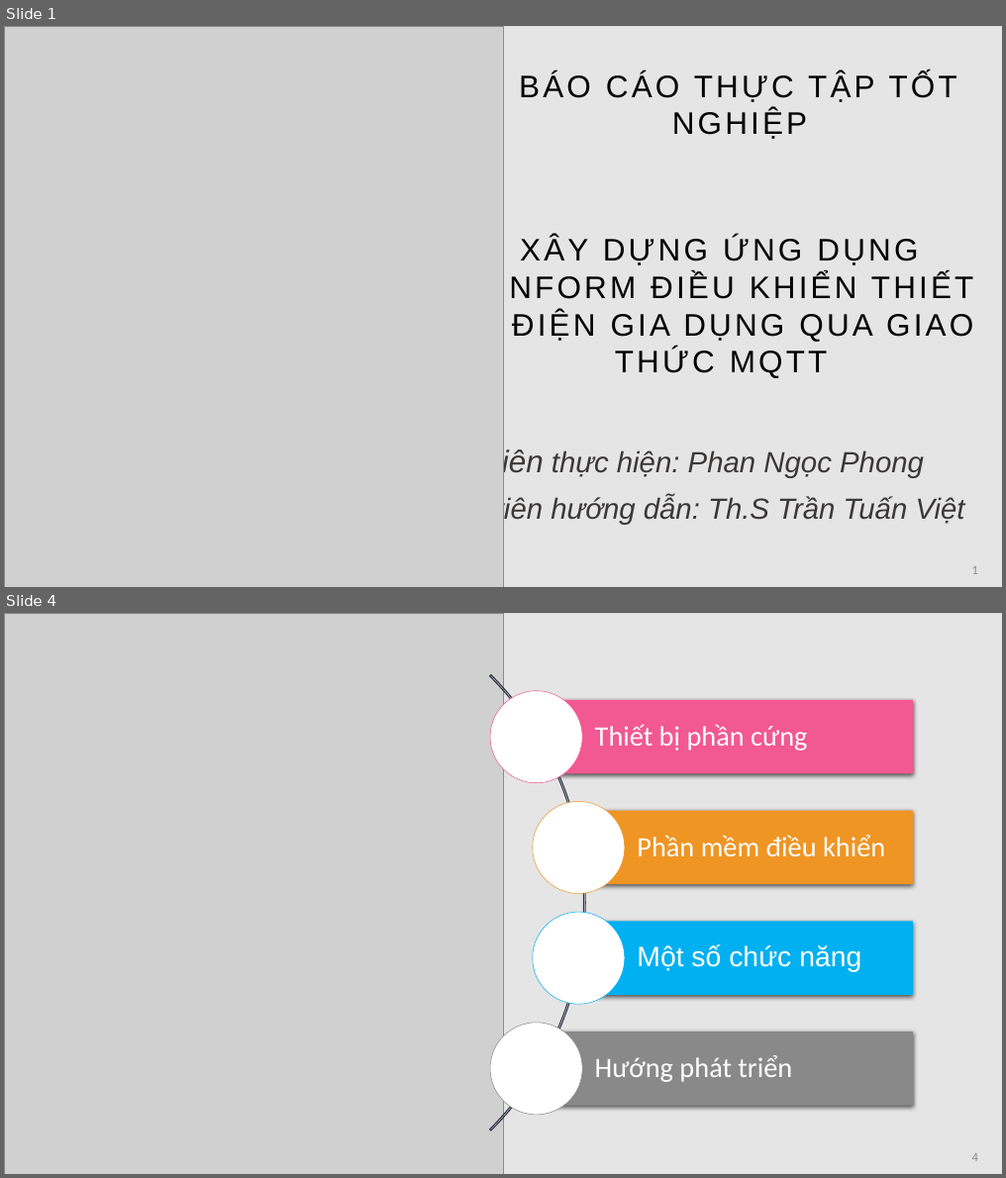
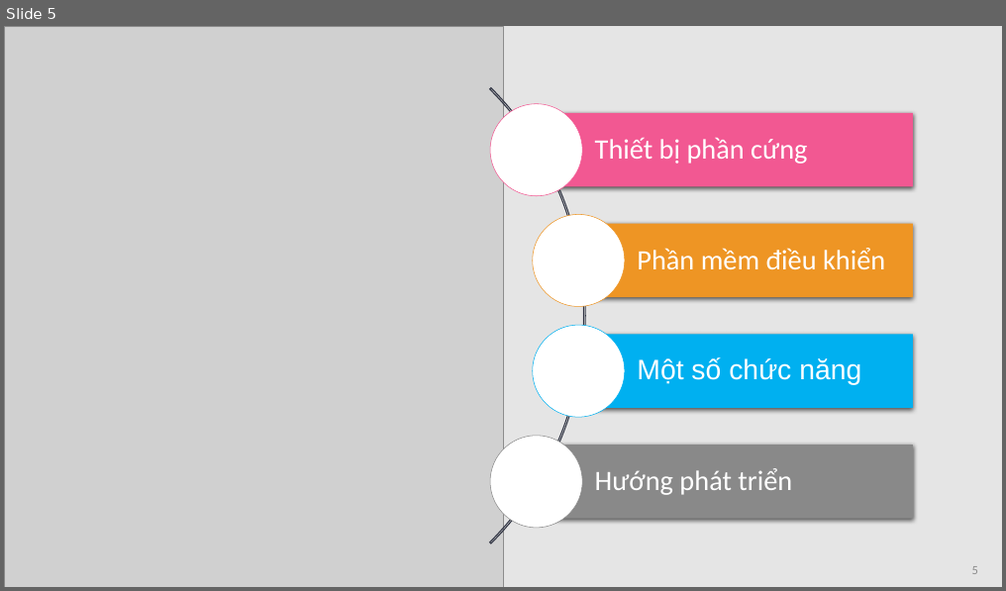
Before and after one commit to ngocphong260899/ThucTapTotNghiep, a slide deck: BaoCao.pptx. Shown one above the other, each under a label of ours: slides 1 and 4 before the commit, slide 5 after it; the slides between them are not shown. The pictures are 1006x1178 and 1006x591 pixels, drawn with LibreOffice and Linux fonts; fonts in the diff are those of the drawing; grey boxes stand for pictures. Boxes give left, top, right and bottom in pixels: in the first picture for what was removed or moved away, otherwise in the second. Text is boxed around its words. In the diff, an @@ line names an element or a change of style, - is before the commit and + after.

```diff
--- a/BaoCao.pptx
+++ b/BaoCao.pptx
@@ slide 1 removed at [4, 26, 1002, 587], background #E5E5E5 @@
@@ picture removed at [4, 26, 503, 587] @@
@@ title removed at [519, 73, 957, 139] @@
-BÁO CÁO THỰC TẬP TỐT NGHIỆP
@@ text removed at [465, 236, 973, 378] @@
-XÂY DỰNG ỨNG DỤNG WINFORM ĐIỀU KHIỂN THIẾT BỊ ĐIỆN GIA DỤNG QUA GIAO THỨC MQTT
@@ text removed at [486, 448, 965, 525] @@
-Sinh viên thực hiện: Phan Ngọc Phong
-Giáo viên hướng dẫn: Th.S Trần Tuấn Việt
@@ page number removed at [972, 567, 978, 574] @@
-1
@@ what was slide 4 is now slide 5 @@
@@ page number at [972, 567, 978, 574]: text changed @@
-4
+5
```
Also in this commit, not shown: 2 slides changed, 3 slides added, 1 other slide removed, 3 other files.
